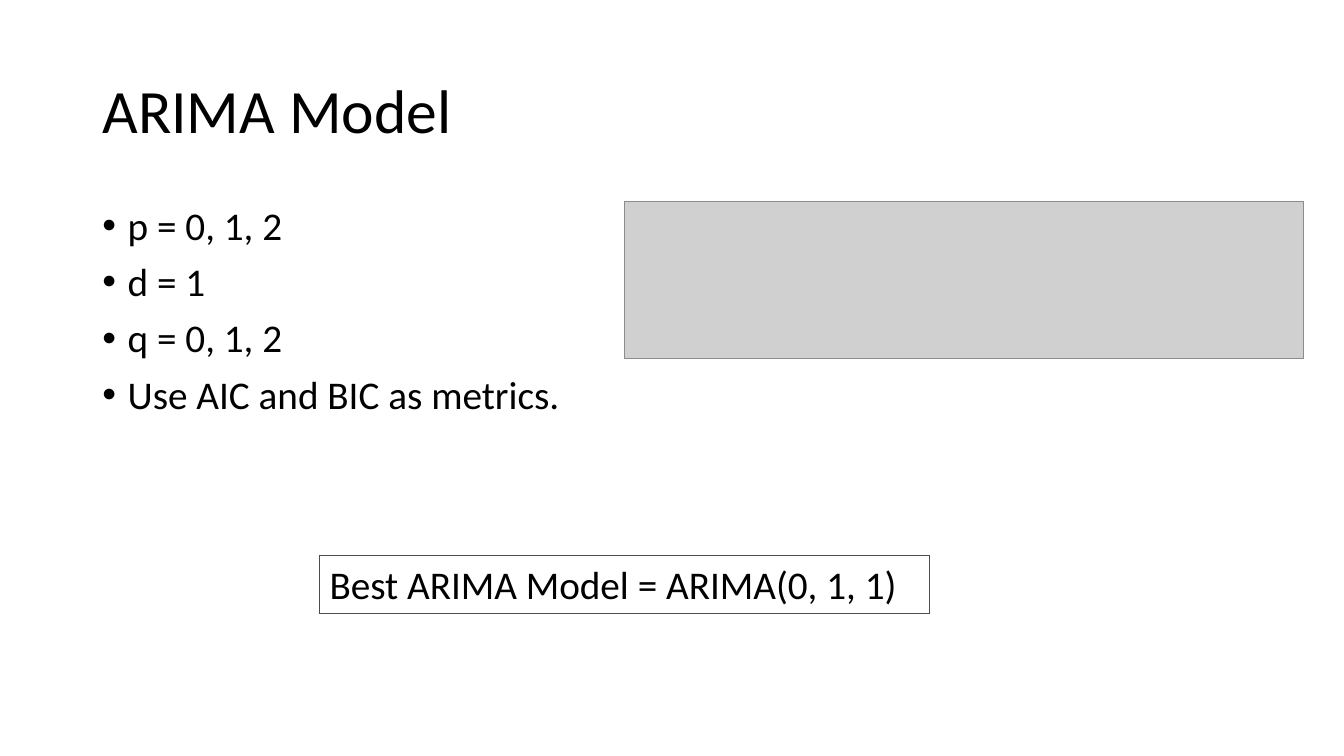
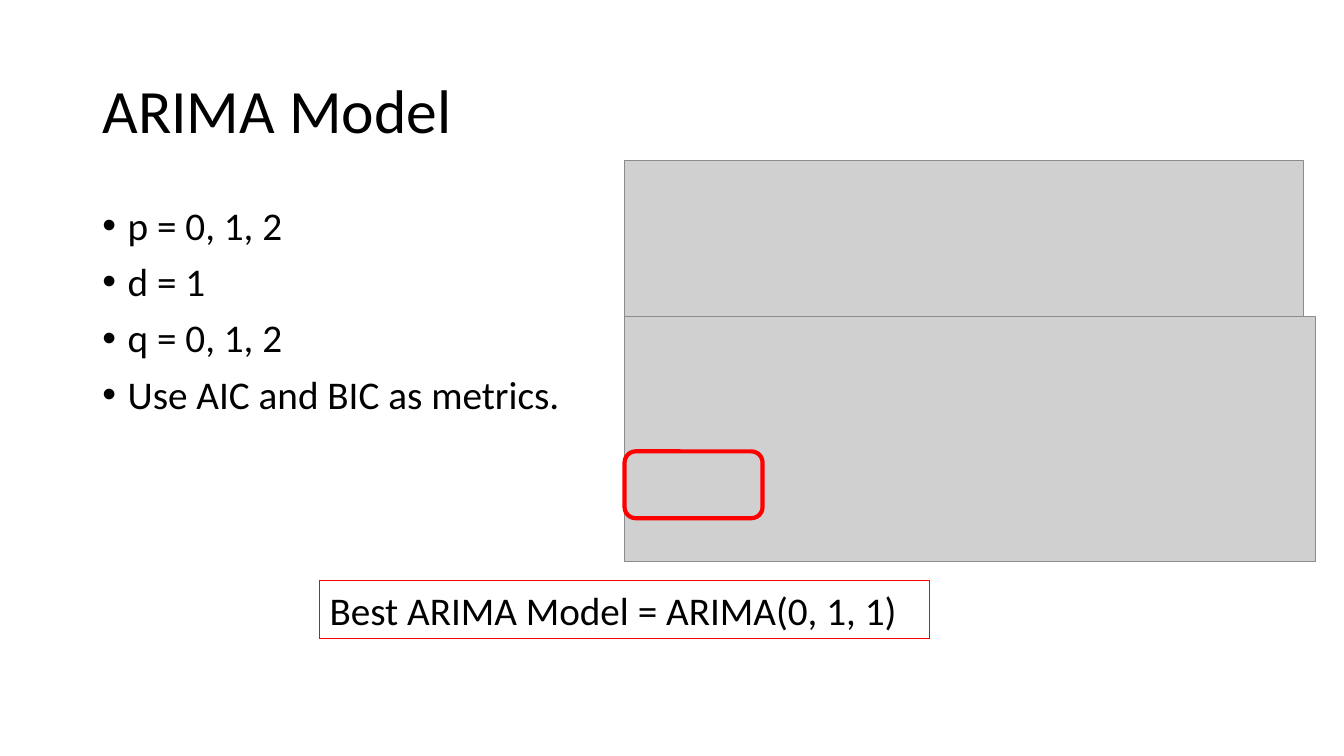
Before and after one commit to kclzl/timeSeries_SGbirthRate, a slide deck: slide 12 of timeseries-proj-presentation.pptx. Drawn at 1344x756 pixels with LibreOffice and Linux fonts; fonts in the diff are those of the drawing; grey boxes stand for pictures. Boxes give left, top, right and bottom in pixels: in the first picture for what was removed or moved away, otherwise in the second. Text is boxed around its words. In the diff, an @@ line names an element or a change of style, - is before the commit and + after.

```diff
--- a/timeseries-proj-presentation.pptx
+++ b/timeseries-proj-presentation.pptx
@@ picture: place and size @@
-picture at <box>625,202,1305,359</box>
+picture at <box>625,160,1305,318</box>
@@ picture added at <box>625,317,1317,563</box> @@
@@ rounded rectangle added at <box>625,452,763,518</box>, outline #FF0000 3 pt @@
@@ rectangle "Best ARIMA Model = ARIMA(0, ...": place and size @@
-rectangle "Best ARIMA Model = ARIMA(0, ..." at <box>320,556,930,613</box>
+rectangle "Best ARIMA Model = ARIMA(0, ..." at <box>320,581,930,638</box>
```
Also in this commit, not shown: 3 other slides changed, 3 other files.
